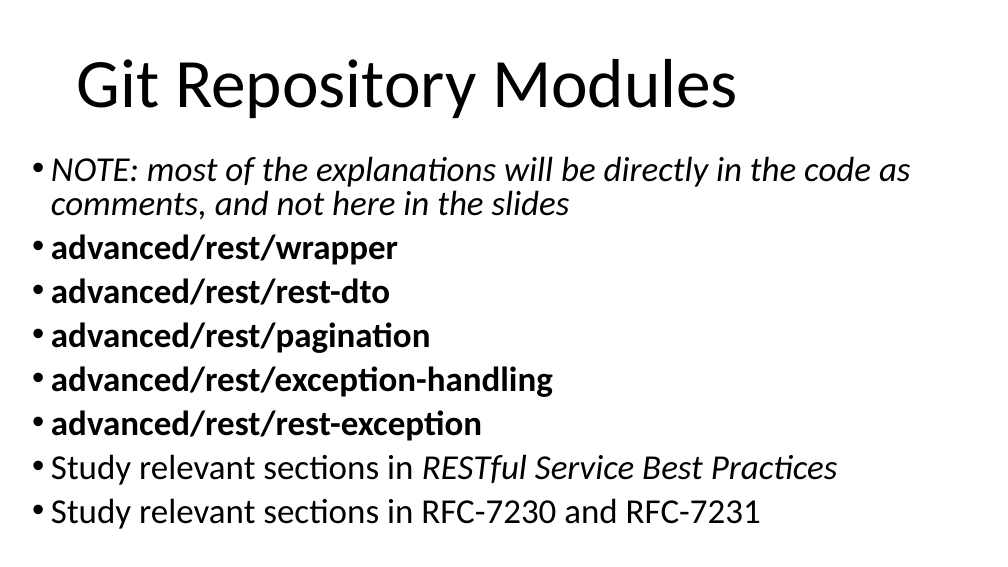
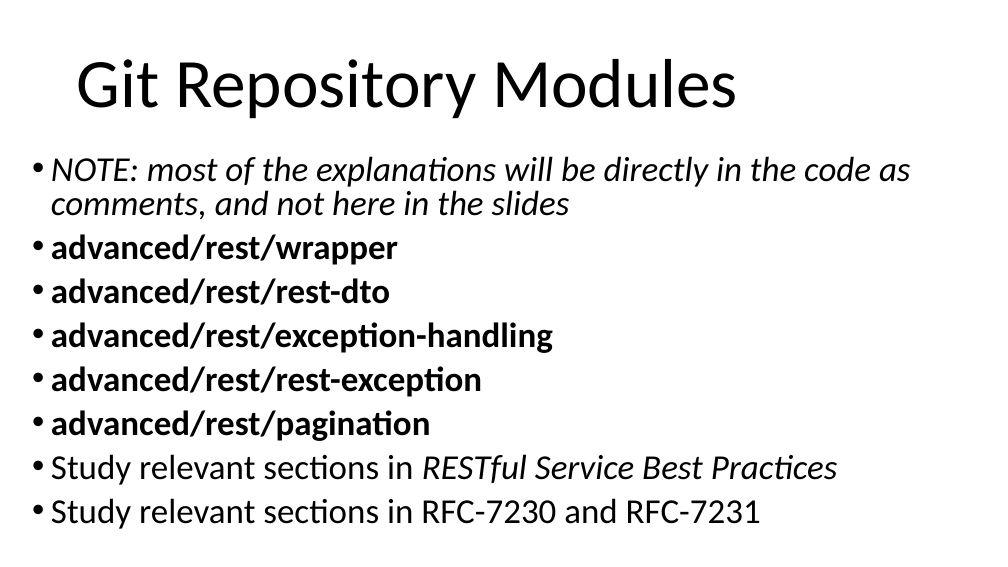
Before and after one commit to arcuri82/testing_security_development_enterprise_systems, a slide deck: slide 23 of doc/advanced/slides/lesson_04.pptx. Drawn at 1008x567 pixels with LibreOffice and Linux fonts; fonts in the diff are those of the drawing. Boxes give left, top, right and bottom in pixels: in the first picture for what was removed or moved away, otherwise in the second. Text is boxed around its words. In the diff, an @@ line names an element or a change of style, - is before the commit and + after.

```diff
--- a/doc/advanced/slides/lesson_04.pptx
+++ b/doc/advanced/slides/lesson_04.pptx
@@ text at bbox=[51, 322, 431, 353]: paragraph removed @@
-• advanced/rest/pagination
@@ text at bbox=[51, 410, 431, 441]: paragraph added @@
+• advanced/rest/pagination
```
Also in this commit, not shown: 2 other slides changed, 5 other files.
